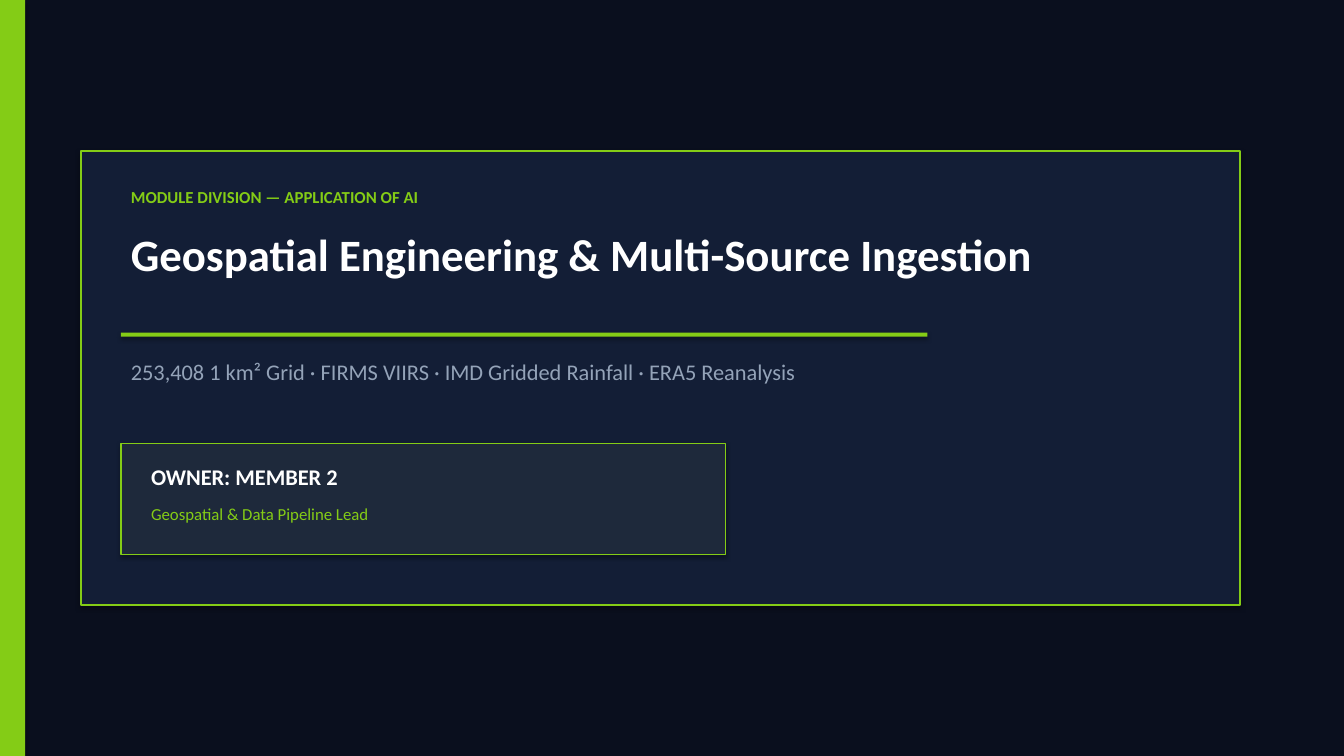
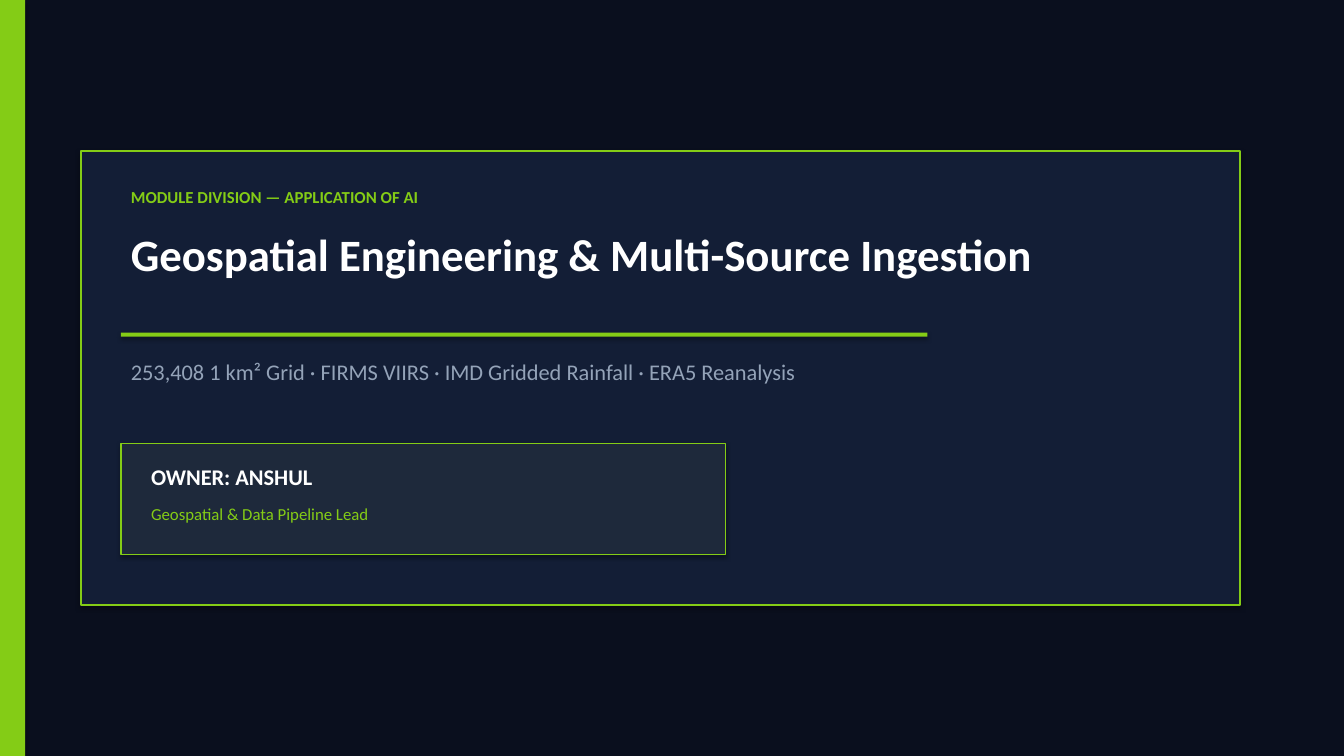
Before and after one commit to ujjww4ll/HIMA, a slide deck: slide 9 of Flood_Prediction_and_Early_Warning_System.pptx. Drawn at 1344x756 pixels with LibreOffice and Linux fonts; fonts in the diff are those of the drawing. Boxes give left, top, right and bottom in pixels: in the first picture for what was removed or moved away, otherwise in the second. Text is boxed around its words. In the diff, an @@ line names an element or a change of style, - is before the commit and + after.

Commit message:
Update 7-member roster: M1-Sachin, M2-Anshul, M3-Ujjwal, M4-Aadi, M5-Malvika, M6-Shubhangi, M7-Sonam

```diff
--- a/Flood_Prediction_and_Early_Warning_System.pptx
+++ b/Flood_Prediction_and_Early_Warning_System.pptx
@@ text at (151, 470, 312, 485): text changed @@
-OWNER: MEMBER 2
+OWNER: ANSHUL
```
Also in this commit, not shown: 14 other slides changed, 5 other files.
